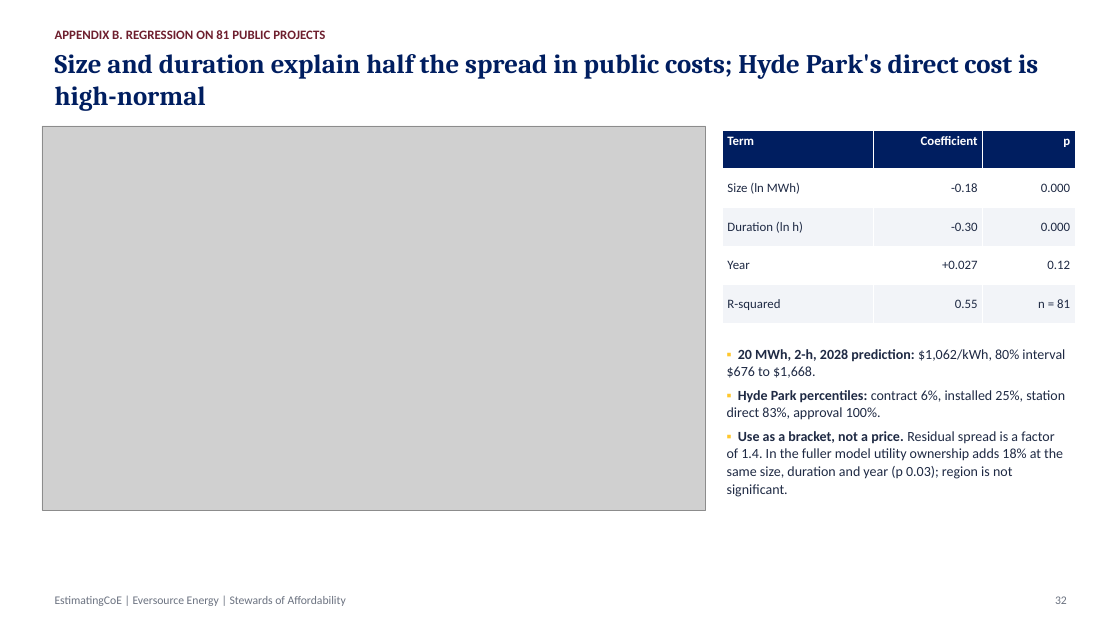
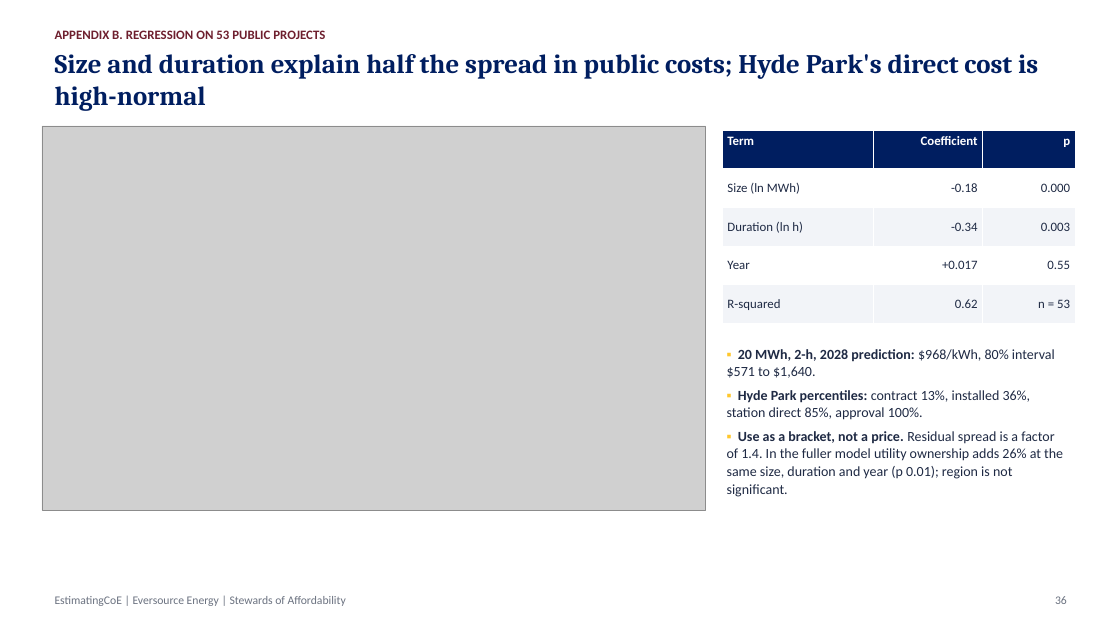
Before and after one commit to gbassaragh/BESS, a slide deck: slide 36 of Hyde Park BESS/6) Cost Analysis Deliverables/Hyde Park BESS - Cost Analysis Deck.pptx (slide 32 before the commit). Drawn at 1120x630 pixels with LibreOffice and Linux fonts; fonts in the diff are those of the drawing; grey boxes stand for pictures. Boxes give left, top, right and bottom in pixels: in the first picture for what was removed or moved away, otherwise in the second. Text is boxed around its words. In the diff, an @@ line names an element or a change of style, - is before the commit and + after.

```diff
--- a/Hyde Park BESS/6) Cost Analysis Deliverables/Hyde Park BESS - Cost Analysis Deck.pptx
+++ b/Hyde Park BESS/6) Cost Analysis Deliverables/Hyde Park BESS - Cost Analysis Deck.pptx
@@ text at <box>55,30,325,39</box>: text changed @@
-APPENDIX B. REGRESSION ON 81 PUBLIC PROJECTS
+APPENDIX B. REGRESSION ON 53 PUBLIC PROJECTS
@@ table at <box>723,130,1075,323</box> @@
-row 3, column 2: -0.30
+row 3, column 2: -0.34
-row 3, column 3: 0.000
+row 3, column 3: 0.003
-row 4, column 2: +0.027
+row 4, column 2: +0.017
-row 4, column 3: 0.12
+row 4, column 3: 0.55
-row 5, column 2: 0.55
+row 5, column 2: 0.62
-row 5, column 3: n = 81
+row 5, column 3: n = 53
@@ text at <box>727,349,1063,497</box>: text changed @@
-▪ 20 MWh, 2-h, 2028 prediction: $1,062/kWh, 80% interval $676 to $1,668.
-▪ Hyde Park percentiles: contract 6%, installed 25%, station direct 83%, approval 100%.
-▪ Use as a bracket, not a price. Residual spread is a factor of 1.4. In the fuller model utility ownership adds 18% at the same size, duration and year (p 0.03); region is not significant.
+▪ 20 MWh, 2-h, 2028 prediction: $968/kWh, 80% interval $571 to $1,640.
+▪ Hyde Park percentiles: contract 13%, installed 36%, station direct 85%, approval 100%.
+▪ Use as a bracket, not a price. Residual spread is a factor of 1.4. In the fuller model utility ownership adds 26% at the same size, duration and year (p 0.01); region is not significant.
@@ text at <box>1055,596,1067,604</box>: text changed @@
-32
+36
```
Also in this commit, not shown: 12 other slides changed, 4 slides added, 31 other files.
